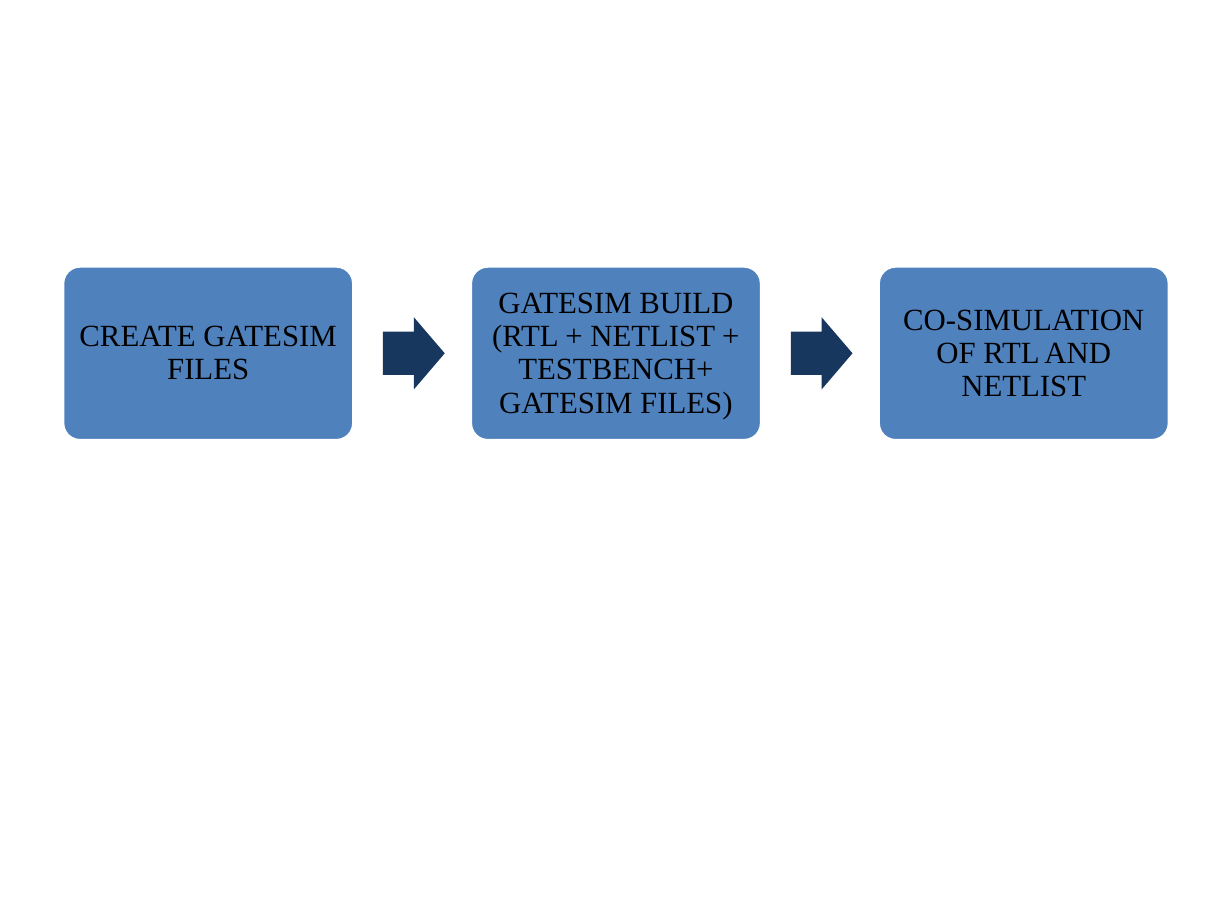
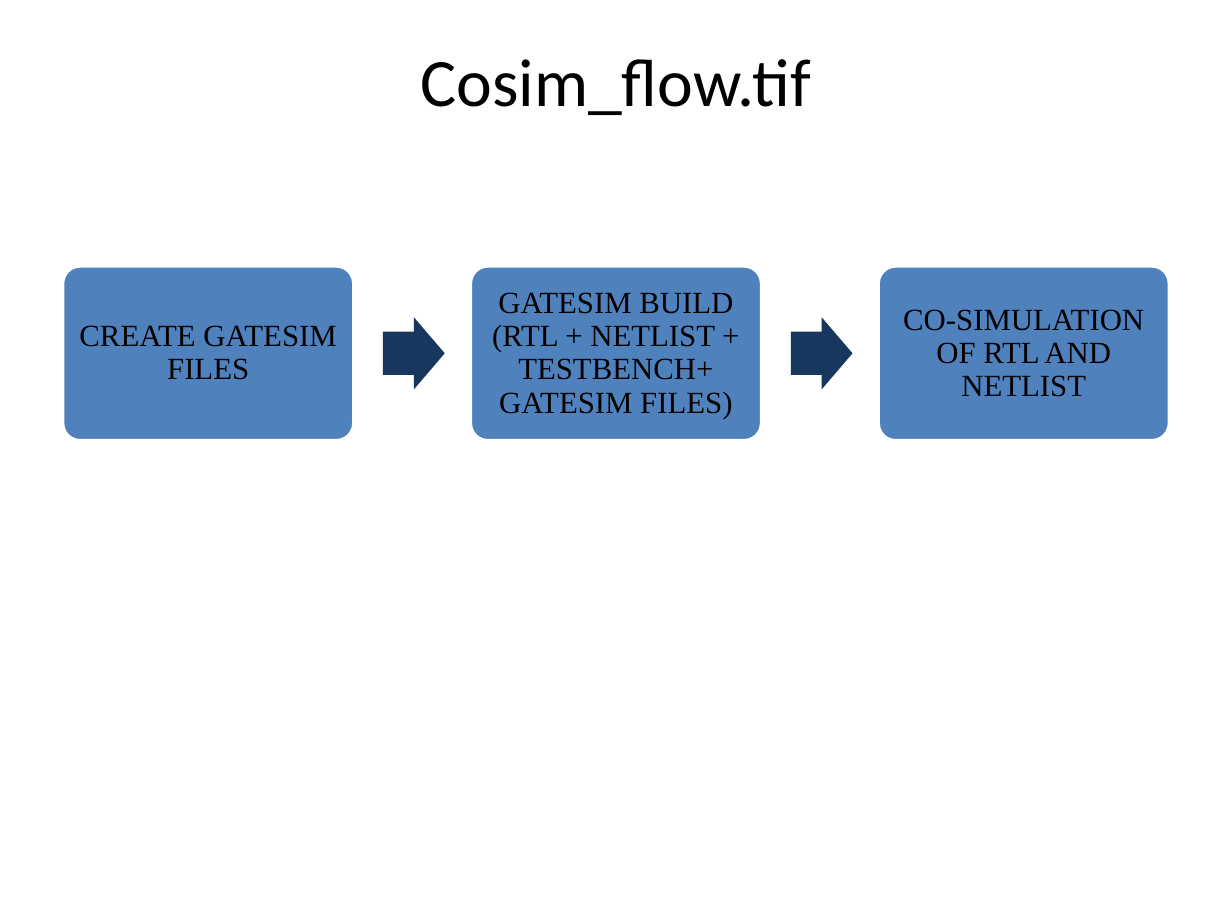
Before and after one commit to miramohan/thesis_first, a slide deck: slide 11 of pptFigures.pptx. Drawn at 1232x924 pixels with LibreOffice and Linux fonts; fonts in the diff are those of the drawing. Boxes give left, top, right and bottom in pixels: in the first picture for what was removed or moved away, otherwise in the second. Text is boxed around its words. In the diff, an @@ line names an element or a change of style, - is before the commit and + after.

```diff
--- a/pptFigures.pptx
+++ b/pptFigures.pptx
@@ title added at [420, 59, 811, 115], 39.6 pt, text #000000 @@
+Cosim_flow.tif
```
Also in this commit, not shown: 4 other files.
